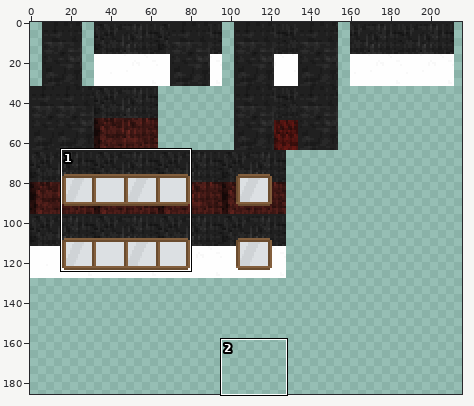
Edited in one commit: sprite sheet (maps/tiles/walls.png). The picture above shows the old version from afar; the outline marks the close-up.
Close-up. Before the edit:
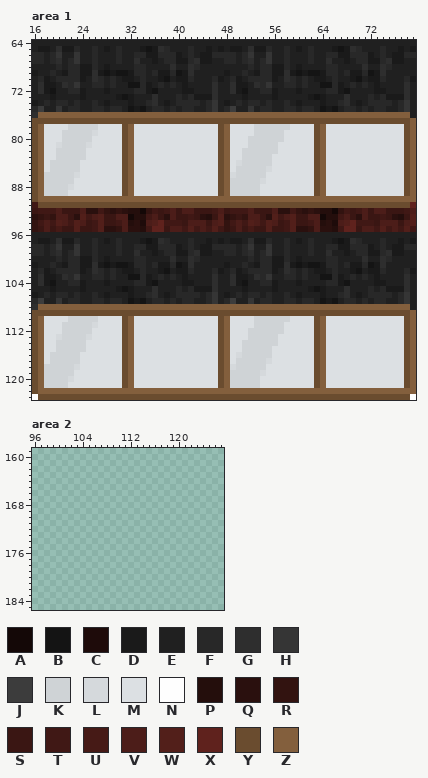
The file is 256x256 pixels. Colours within 5 levels of each other are drawn and written as one. Shown: area 1: x 16..79, y 64..123; area 2: x 96..127, y 159..185. The wide view leaves out empty margins. The commit also changed other parts of the picture, which this record leaves out.
Palette (. is transparent): A #140807  B #141414  C #1e0b0a  D #1a1a1a  E #202020  F #282828  G #2e2e2e  H #353535  J #3c3c3c  K #cfd3d6  L #d5d9dc  M #dce0e3  N #fefefe  P #240e0c  Q #2a100e  R #321310  S #3a1613  T #401815  U #461a16  V #4c1d19  W #521f1a  X #5f221d  Y #6a4c2f  Z #835f3d
Pixels before, area 1 (only the part around the change), first column x 16:
 64 EEEEEEEEEEEEEEEEEEEEEEEEEEEEEEEEEEEEEEEEEEEEEEEEEEEEEEEEEEEEEEEE
 65 EDDEGDDFEEFEDEFEEEDBDGFEEEFEEDEDEDDEGDDFEEFEDEFEEEDBDGFEEEFEEDED
 66 FFEFHEEHEEFEEEFEEFFDDFFFDEFEDDFFFFEFHEEHEEFEEEFEEFFDDFFFDEFEDDFF
 67 FFEFGEFHEEFEEEFEEGEEDEFFDDFGDDEEFFEFGEFHEEFEEEFEEGEEDEFFDDFGDDEE
 68 EEEEFEFFDDFEDEEEEFFEEEEGEEGFEEEEEEEEFEFFDDFEDEEEEFFEEEEGEEGFEEEE
 69 DEEFEDFFDDGDBDBBDFFEFDDFBDGEEEEEDEEFEDFFDDGDBDBBDFFEFDDFBDGEEEEE
 70 EFDEFFFFDEGFEFEDDEFEEDBEDDFEEEFDEFDEFFFFDEGFEFEDDEFEEDBEDDFEEEFD
 71 EGDDEGFHEEFFEFEEBBFDEFEFEDEEEEGEEGDDEGFHEEFFEFEEBBFDEFEFEDEEEEGE
 72 EGDBEEFFDEEEDEEEEFFDBEEEEDDEEEGEEGDBEEFFDEEEDEEEEFFDBEEEEDDEEEGE
 73 EEEDEEEEDEEEEEDBDEEEGEEEFEFDDDGEEEEDEEEEDEEEEEDBDEEEGEEEFEFDDDGE
 74 DEFEFFEFEEFEDEEEDEEFGEDEFFFFEFHEDEFEFFEFEEFEDEEEDEEFGEDEFFFFEFHE
 75 FJEEHEFFEEFFEFFEBDBEFFEFEFFEEFHEFJEEHEFFEEFFEFFEBDBEFFEFEFFEEFHE
 76 GZZZZZZZZZZZZZZZZZZZZZZZZZZZZZZZZZZZZZZZZZZZZZZZZZZZZZZZZZZZZZZE
 77 YYYYYYYYYYYYYYYYYYYYYYYYYYYYYYYYYYYYYYYYYYYYYYYYYYYYYYYYYYYYYYYZ
 78 YZMMMMKKKKKMMMMYZMMMMMMMMMMMMMMYZMMMMKKKKKKMMMMYZMMMMMMMMMMMMMYZ
 79 YZMMMKKKKKLMMMMYZMMMMMMMMMMMMMMYZMMMMKKKKKMMMMMYZMMMMMMMMMMMMMYZ
 80 YZMMMKKKKKMMMMMYZMMMMMMMMMMMMMMYZMMMKKKKKKMMMMMYZMMMMMMMMMMMMMYZ
 81 YZMMLKKKKLMMMMMYZMMMMMMMMMMMMMMYZMMMKKKKKMMMMMMYZMMMMMMMMMMMMMYZ
 82 YZMMKKKKKMMMMMMYZMMMMMMMMMMMMMMYZMMKKKKKKMMMMMMYZMMMMMMMMMMMMMYZ
 83 YZMMKKKKKMMMMMMYZMMMMMMMMMMMMMMYZMMKKKKKMMMMMMMYZMMMMMMMMMMMMMYZ
 84 YZMKKKKKMMMMMMMYZMMMMMMMMMMMMMMYZMLKKKKKMMMMMMMYZMMMMMMMMMMMMMYZ
 85 YZMKKKKKMMMMMMMYZMMMMMMMMMMMMMMYZMKKKKKLMMMMMMMYZMMMMMMMMMMMMMYZ
 86 YZKKKKKLMMMMMMMYZMMMMMMMMMMMMMMYZLKKKKKMMMMMMMMYZMMMMMMMMMMMMMYZ
 87 YZKKKKKMMMMMMMMYZMMMMMMMMMMMMMMYZKKKKKLMMMMMMMMYZMMMMMMMMMMMMMYZ
 88 YZKKKKLMMMMMMMMYZMMMMMMMMMMMMMMYZKKKKKMMMMMMMMMYZMMMMMMMMMMMMMYZ
 89 YZKKKKMMMMMMMMMYZMMMMMMMMMMMMMMYZKKKKKMMMMMMMMMYZMMMMMMMMMMMMMYZ
 90 YZZZZZZZZZZZZZZZZZZZZZZZZZZZZZZZZZZZZZZZZZZZZZZZZZZZZZZZZZZZZZZZ
 91 TYYYYYYYYYYYYYYYYYYYYYYYYYYYYYYYYYYYYYYYYYYYYYYYYYYYYYYYYYYYYYYX
 92 STTTVSSSVQQTRQRQPPARTSTVSVVSSSTVSTTTVSSSVQQTRQRQPPARTSTVSVVSSSTV
 93 QRSRVVSQWTVWSSVVAPPTVSQVSSTSQPSWQRSRVVSQWTVWSSVVAPPTVSQVSSTSQPSW
 94 RTVTWVTWVSTWSSTVPQCVWXTTTSVVVSVWRTVTWVTWVSTWSSTVPQCVWXTTTSVVVSVW
 95 RSVSUSSWSSTWQQRVQQPTXXSVVTWTVTWTRSVSUSSWSSTWQQRVQQPTXXSVVTWTVTWT
 96 EEEEEEEEEEEEEEEEEEEEEEEEEEEEEEEEEEEEEEEEEEEEEEEEEEEEEEEEEEEEEEEE
 97 EDDEGDDFEEFEDEFEEEDBDGFEEEFEEDEDEDDEGDDFEEFEDEFEEEDBDGFEEEFEEDED
 98 FFEFHEEHEEFEEEFEEFFDDFFFDEFEDDFFFFEFHEEHEEFEEEFEEFFDDFFFDEFEDDFF
 99 FFEFGEFHEEFEEEFEEGEEDEFFDDFGDDEEFFEFGEFHEEFEEEFEEGEEDEFFDDFGDDEE
100 EEEEFEFFDDFEDEEEEFFEEEEGEEGFEEEEEEEEFEFFDDFEDEEEEFFEEEEGEEGFEEEE
101 DEEFEDFFDDGDBDBBDFFEFDDFBDGEEEEEDEEFEDFFDDGDBDBBDFFEFDDFBDGEEEEE
102 EFDEFFFFDEGFEFEDDEFEEDBEDDFEEEFDEFDEFFFFDEGFEFEDDEFEEDBEDDFEEEFD
103 EGDDEGFHEEFFEFEEBBFDEFEFEDEEEEGEEGDDEGFHEEFFEFEEBBFDEFEFEDEEEEGE
104 EGDBEEFFDEEEDEEEEFFDBEEEEDDEEEGEEGDBEEFFDEEEDEEEEFFDBEEEEDDEEEGE
105 EEEDEEEEDEEEEEDBDEEEGEEEFEFDDDGEEEEDEEEEDEEEEEDBDEEEGEEEFEFDDDGE
106 DEFEFFEFEEFEDEEEDEEFGEDEFFFFEFHEDEFEFFEFEEFEDEEEDEEFGEDEFFFFEFHE
107 FJEEHEFFEEFFEFFEBDBEFFEFEFFEEFHEFJEEHEFFEEFFEFFEBDBEFFEFEFFEEFHE
108 GZZZZZZZZZZZZZZZZZZZZZZZZZZZZZZZZZZZZZZZZZZZZZZZZZZZZZZZZZZZZZZE
109 YYYYYYYYYYYYYYYYYYYYYYYYYYYYYYYYYYYYYYYYYYYYYYYYYYYYYYYYYYYYYYYZ
110 YZMMMMKKKKKMMMMYZMMMMMMMMMMMMMMYZMMMMKKKKKKMMMMYZMMMMMMMMMMMMMYZ
111 YZMMMKKKKKLMMMMYZMMMMMMMMMMMMMMYZMMMMKKKKKMMMMMYZMMMMMMMMMMMMMYZ
112 YZMMMKKKKKMMMMMYZMMMMMMMMMMMMMMYZMMMKKKKKKMMMMMYZMMMMMMMMMMMMMYZ
113 YZMMLKKKKLMMMMMYZMMMMMMMMMMMMMMYZMMMKKKKKMMMMMMYZMMMMMMMMMMMMMYZ
114 YZMMKKKKKMMMMMMYZMMMMMMMMMMMMMMYZMMKKKKKKMMMMMMYZMMMMMMMMMMMMMYZ
115 YZMMKKKKKMMMMMMYZMMMMMMMMMMMMMMYZMMKKKKKMMMMMMMYZMMMMMMMMMMMMMYZ
116 YZMKKKKKMMMMMMMYZMMMMMMMMMMMMMMYZMLKKKKKMMMMMMMYZMMMMMMMMMMMMMYZ
117 YZMKKKKKMMMMMMMYZMMMMMMMMMMMMMMYZMKKKKKLMMMMMMMYZMMMMMMMMMMMMMYZ
118 YZKKKKKLMMMMMMMYZMMMMMMMMMMMMMMYZLKKKKKMMMMMMMMYZMMMMMMMMMMMMMYZ
119 YZKKKKKMMMMMMMMYZMMMMMMMMMMMMMMYZKKKKKLMMMMMMMMYZMMMMMMMMMMMMMYZ
120 YZKKKKLMMMMMMMMYZMMMMMMMMMMMMMMYZKKKKKMMMMMMMMMYZMMMMMMMMMMMMMYZ
121 YZKKKKMMMMMMMMMYZMMMMMMMMMMMMMMYZKKKKKMMMMMMMMMYZMMMMMMMMMMMMMYZ
122 YZZZZZZZZZZZZZZZZZZZZZZZZZZZZZZZZZZZZZZZZZZZZZZZZZZZZZZZZZZZZZZZ
123 NYYYYYYYYYYYYYYYYYYYYYYYYYYYYYYYYYYYYYYYYYYYYYYYYYYYYYYYYYYYYYYN
After:
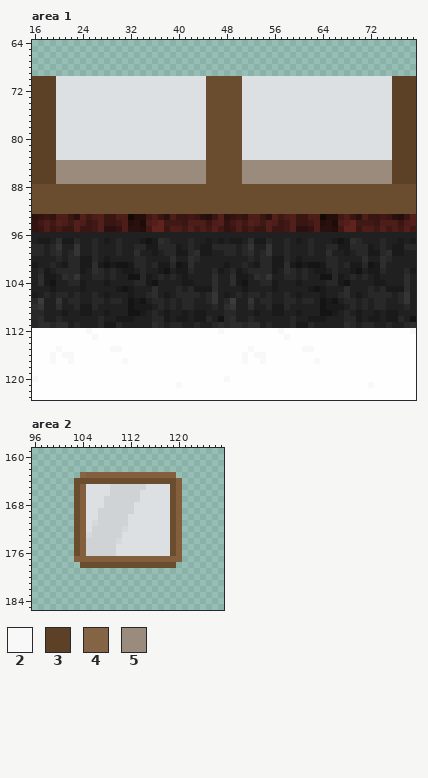
Colours new in this view: 2 #f8f8f8  3 #5c4126  4 #83603eef  5 #9a8b7c
Change:
Changed rows in their new state; - is an unchanged pixel.
Area 1:
first column x 16:
 64 ................................................................
 65 ................................................................
 66 ................................................................
 67 ................................................................
 68 ................................................................
 69 ................................................................
 70 3333MMMMMMMMMMMMMMMMMMMMMMMMMYYYYYYMMMMMMMMMMMMMMMMMMMMMMMMM3333
 71 3333MMMMMMMMMMMMMMMMMMMMMMMMMYYYYYYMMMMMMMMMMMMMMMMMMMMMMMMM3333
 72 3333MMMMMMMMMMMMMMMMMMMMMMMMMYYYYYYMMMMMMMMMMMMMMMMMMMMMMMMM3333
 73 3333MMMMMMMMMMMMMMMMMMMMMMMMMYYYYYYMMMMMMMMMMMMMMMMMMMMMMMMM3333
 74 3333MMMMMMMMMMMMMMMMMMMMMMMMMYYYYYYMMMMMMMMMMMMMMMMMMMMMMMMM3333
 75 3333MMMMMMMMMMMMMMMMMMMMMMMMMYYYYYYMMMMMMMMMMMMMMMMMMMMMMMMM3333
 76 3333MMMMMMMMMMMMMMMMMMMMMMMMMYYYYYYMMMMMMMMMMMMMMMMMMMMMMMMM3333
 77 3333MMMMMMMMMMMMMMMMMMMMMMMMM------MMMMMMMMMMMMMMMMMMMMMMMMM3333
 78 3333--MMMMM----MM------------YY-YYY--MMMMMM----MM-----------3333
 79 3333-MMMMMM----MM------------YY-YYY--MMMMM-----MM-----------3333
 80 3333-MMMMM-----MM------------YY-YYY-MMMMMM-----MM-----------3333
 81 3333MMMMMM-----MM------------YY-YYY-MMMMM------MM-----------3333
 82 3333MMMMM------MM------------YY-YYYMMMMMM------MM-----------3333
 83 3333MMMMM------MM------------YY-YYYMMMMM-------MM-----------3333
 84 33335555555555555555555555555YY-YYY55555555555555555555555553333
 85 33335555555555555555555555555YY-YYY55555555555555555555555553333
 86 33335555555555555555555555555YY-YYY55555555555555555555555553333
 87 33335555555555555555555555555YY-YYY55555555555555555555555553333
 88 -YYYYYYYYYYYYYY-YYYYYYYYYYYYYYY-YYYYYYYYYYYYYYY-YYYYYYYYYYYYYY-Y
 89 -YYYYYYYYYYYYYY-YYYYYYYYYYYYYYY-YYYYYYYYYYYYYYY-YYYYYYYYYYYYYY-Y
 90 -YYYYYYYYYYYYYYYYYYYYYYYYYYYYYYYYYYYYYYYYYYYYYYYYYYYYYYYYYYYYYYY
 91 Y--------------------------------------------------------------Y
 92 YYYYYYYYYYYYYYYYYYYYYYYYYYYYYYYYYYYYYYYYYYYYYYYYYYYYYYYYYYYYYYYY
first column x 16:
108 -HEEGEEFDDFEEEEEBDDDEFEFEFFEEEFEGHEEGEEFDDFEEEEEBDDDEFEFEFFEEEF-
109 FFEEEDEEDDEEDEEEBBDEFEDEEDEDDEEEFFEEEDEEDDEEDEEEBBDEFEDEEDEDDEEE
110 FGEEFEEEEEEFEEDDDEEEFFDEDDEDDFEBFGEEFEEEEEEFEEDDDEEEFFDEDDEDDFEB
111 FGGFGGEFEEEFDDFEEEEEGFEFFEEFEEFGFGGFGGEFEEEFDDFEEEEEGFEFFEEFEEFG
112 NNNNNNNNN2NNNNNNNNNNNNNNNNNNNNN2NNNNNNNNN2NNNNNNNNNNNNNNNNNNNNN2
113 NNNNNNNNNN2NNNNNNNNNNNNNNNNNNNNNNNNNNNNNNN2NNNNNNNNNNNNNNNNNNNNN
114 NNNNNNNNNNNNNNNNNNNNNNNNNNNNNNNNNNNNNNNNNNNNNNNNNNNNNNNNNNNNNNNN
115 NNNN2NNNNNNNN22NNNNNNNNNNNNNNNNNNNNN2NNNNNNNN22NNNNNNNNNNNNNNNNN
116 NNN2N22NNNNNNNNNNNNNNNNNNNNNNNNNNNN2N22NNNNNNNNNNNNNNNNNNNNNNNNN
117 NNN2NN2NNNNNNNN2NNNNNNNNNNNNNNNNNNN2NN2NNNNNNNN2NNNNNNNNNNNNNNNN
118 NNNNNNNNNNNNNNNNNNNNNNNNNNNNNNNNNNNNNNNNNNNNNNNNNNNNNNNNNNNNNNNN
119 NNNNNNNNNNNNNNNNNNNNNNNNNNNNNNNNNNNNNNNNNNNNNNNNNNNNNNNNNNNNNNNN
120 2NNNNNNNNNNNNNNNNNNNNNNNNNNNNNNN2NNNNNNNNNNNNNNNNNNNNNNNNNNNNNNN
121 NNNNNNNNNNNNNNNNNNNNNNNN2NNNNNNNNNNNNNNNNNNNNNNNNNNNNNNN2NNNNNNN
122 NNNNNNNNNNNNNNNNNNNNNNNNNNNNNNNNNNNNNNNNNNNNNNNNNNNNNNNNNNNNNNNN
123 -NNNNNNNNNNNNNNNNNNNNNNNNNNNNNNNNNNNNNNNNNNNNNNNNNNNNNNNNNNNNNN-
Area 2:
first column x 103:
163 -4ZZZZZZZZZZZZZZZ-
164 YYYYYYYYYYYYYYYYYZ
165 YZMMMMKKKKKKMMMMYZ
166 YZMMMMKKKKKMMMMMYZ
167 YZMMMKKKKKKMMMMMYZ
168 YZMMMKKKKKMMMMMMYZ
169 YZMMKKKKKKMMMMMMYZ
170 YZMMKKKKKMMMMMMMYZ
171 YZMLKKKKKMMMMMMMYZ
172 YZMKKKKKLMMMMMMMYZ
173 YZLKKKKKMMMMMMMMYZ
174 YZKKKKKLMMMMMMMMYZ
175 YZKKKKKMMMMMMMMMYZ
176 YZKKKKKMMMMMMMMMYZ
177 ZZZZZZZZZZZZZZZZZZ
178 -YYYYYYYYYYYYYYYY-
Where, in picture pixels (left, top, right, bottom), the same in both close-ups:
changed: (32, 40, 416, 214)
changed: (32, 304, 416, 400)
added: (74, 472, 182, 568)
